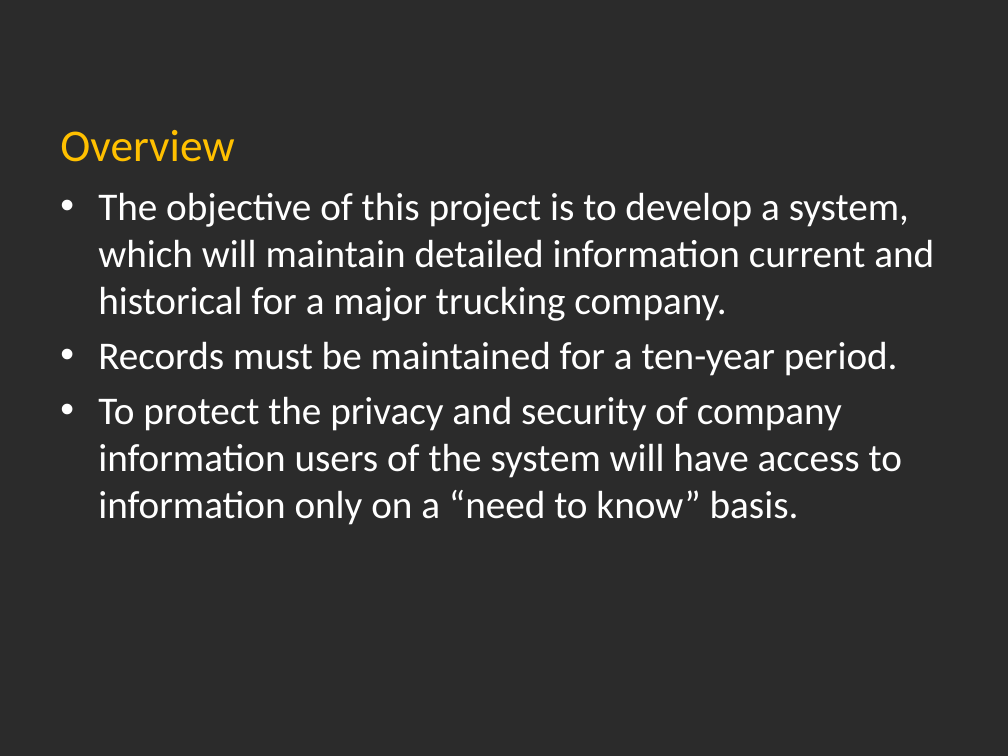
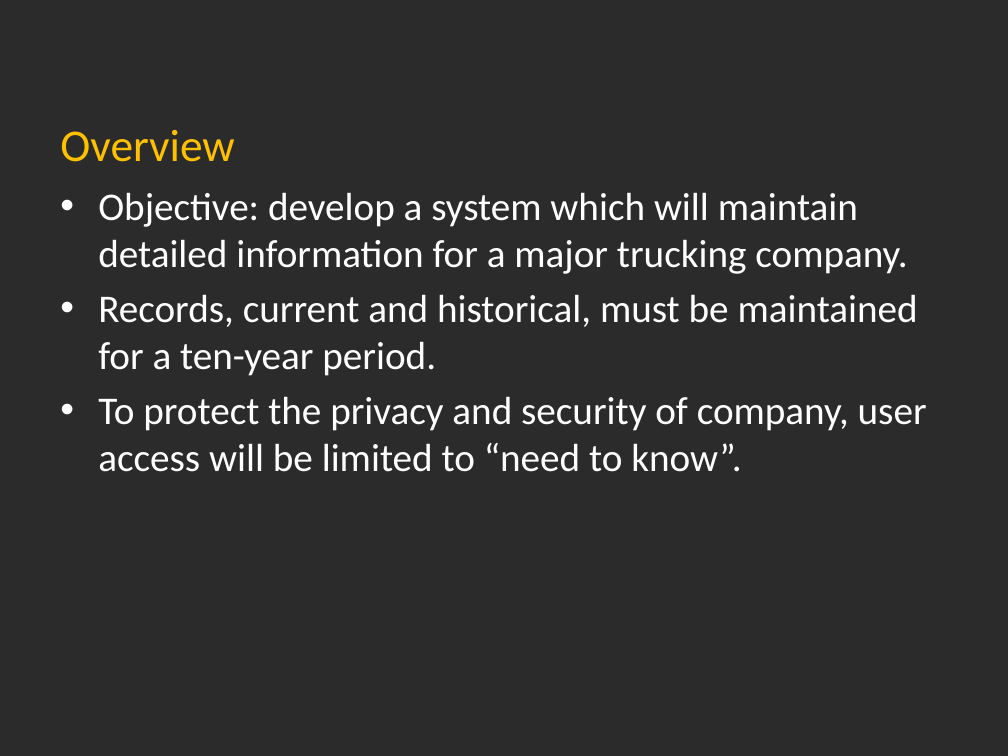
Before and after one commit to dc0059/CS499, a slide deck: slide 2 of Team11_Sprint1_Presentation.pptx. Drawn at 1008x756 pixels with LibreOffice and Linux fonts; fonts in the diff are those of the drawing; background and template pictures are left out; a plain dark background stands for a picture behind light text. Boxes give left, top, right and bottom in pixels: in the first picture for what was removed or moved away, otherwise in the second. Text is boxed around its words. In the diff, an @@ line names an element or a change of style, - is before the commit and + after.

```diff
--- a/Team11_Sprint1_Presentation.pptx
+++ b/Team11_Sprint1_Presentation.pptx
@@ text at [98, 192, 927, 472]: text changed @@
-• The objective of this project is to develop a system, which will maintain detailed information current and historical for a major trucking company.
-• Records must be maintained for a ten-year period.
-• To protect the privacy and security of company information users of the system will have access to information only on a “need to know” basis.
+• Objective: develop a system which will maintain detailed information for a major trucking company.
+• Records, current and historical, must be maintained for a ten-year period.
+• To protect the privacy and security of company, user access will be limited to “need to know”.
```
Also in this commit, not shown: 3 slides added, 1 slide removed, 2 other files.
